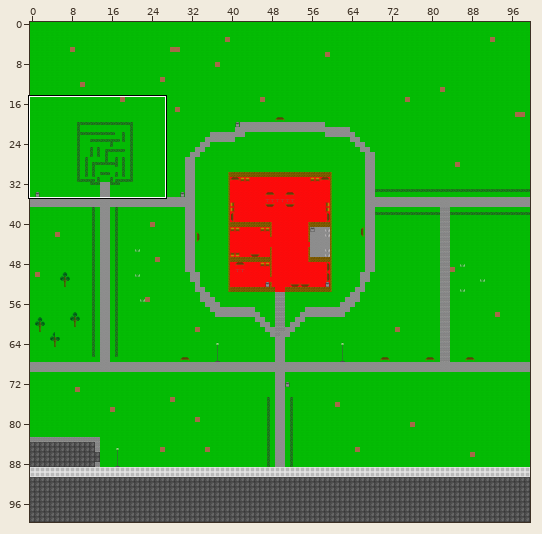
A Tiled map gets an edit: Dungeon Crawler/Assets/General assets/Queens Park/queenspark.tmx. Above, an overview of the earlier version with the close-up marked.
Close-up. Before:
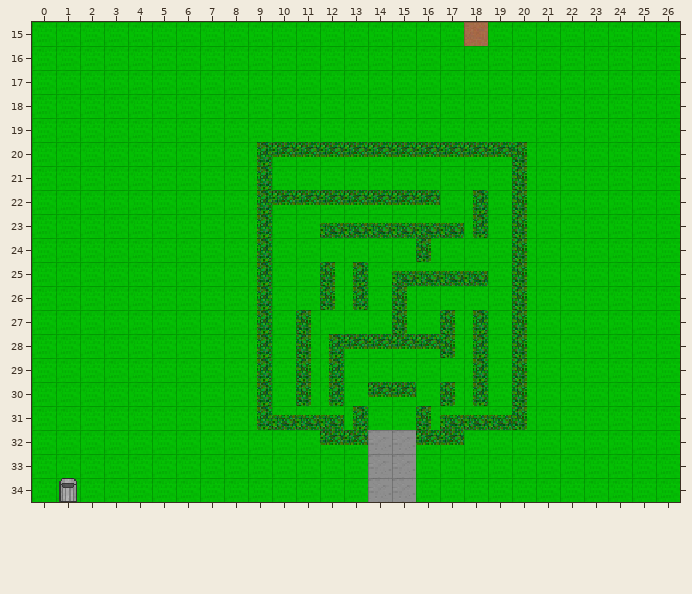
Cells are 16x16 px. Shown: x 0..26, y 15..34. The commit also changed other parts of the map, which this record leaves out.
After the commit:
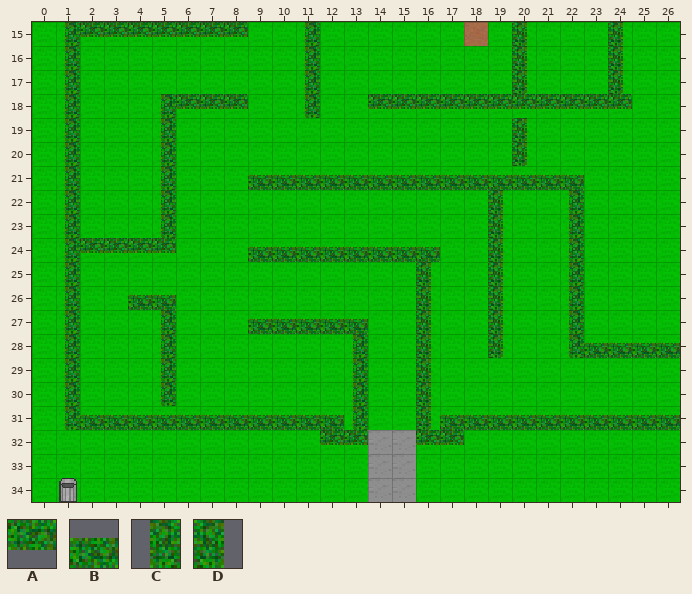
Key: from "queenspark_tileset": A 25, B 26, C 29, D 30.
_ is an empty cell.
The exact change:
Layer "walls":
Tile A now appears in row 15 at x 2 to 8; in row 18 at x 6 to 8 and 14 to 24; in row 24 at x 2 to 5.
The author changed tile C to tile B in row 21 at x 9; in row 24 at x 9; in row 27 at x 9; in row 31 at x 9.
The author changed tile D to tile B in row 21 at x 20; in row 24 at x 16; in row 27 at x 11; in row 31 at x 20.
Tile B now appears in row 21 at x 10 to 19 and 21 to 22; in row 24 at x 10 to 15; in row 26 at x 4 to 5; in row 27 at x 10 and 12 to 13; in row 28 at x 23 to 26; in row 31 at x 2 to 8 and 21 to 26.
The author changed tile A to tile C in row 28 at x 13.
Tile C now appears in rows 15 to 17 at x 1 and 11; in row 18 at x 1, 5 and 11; in rows 19 to 21 at x 1 and 5; in rows 22 to 23 at x 1, 5 and 22; in rows 24 to 26 at x 1 and 22; in rows 27 to 28 at x 1, 5 and 22.
Tile C now appears in rows 29 to 30 at x 1, 5 and 13; in row 31 at x 1.
The author changed tile A to tile D in row 28 at x 16.
The author changed tile B to tile D in row 25 at x 16.
Tile D now appears in rows 15 to 17 at x 20 and 24; in row 19 at x 20; in rows 22 to 25 at x 19; in rows 26 to 27 at x 16 and 19; in row 28 at x 19; in rows 29 to 30 at x 16.
Tile A is removed in row 20 at x 10 to 19; in row 22 at x 10 to 16; in row 28 at x 14 to 15; in row 30 at x 14 to 15.
Tile B is removed in row 23 at x 12 to 17; in row 25 at x 15 and 17 to 18.
Tile C is removed in row 20 at x 9; in rows 22 to 23 at x 9 and 18; in rows 25 to 26 at x 9 and 13; in row 27 at x 18; in rows 28 to 30 at x 9, 12 and 18.
Tile D is removed in rows 22 to 24 at x 20; in row 25 at x 12 and 20; in row 26 at x 12, 15 and 20; in row 27 at x 15, 17 and 20; in row 28 at x 11, 17 and 20; in row 29 at x 11 and 20.
Tile D is removed in row 30 at x 11, 17 and 20.
Boxes around the changes in both close-ups, in picture pixels (x1, y1, x2, y2):
changed: (65, 22, 680, 430)
